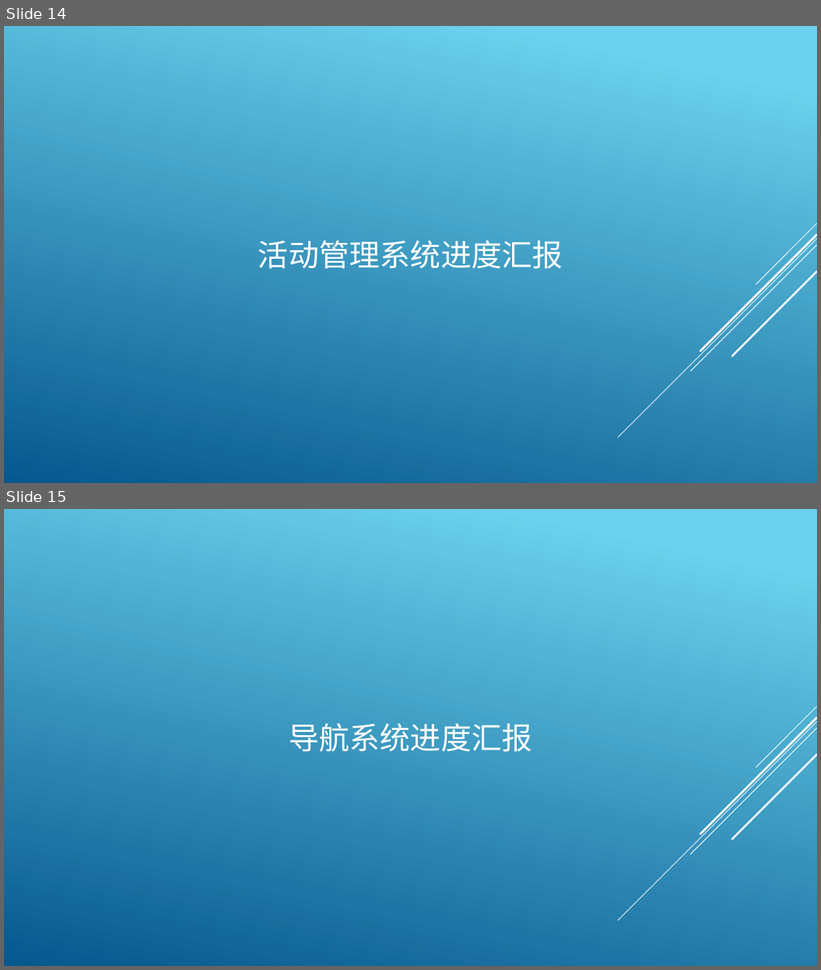
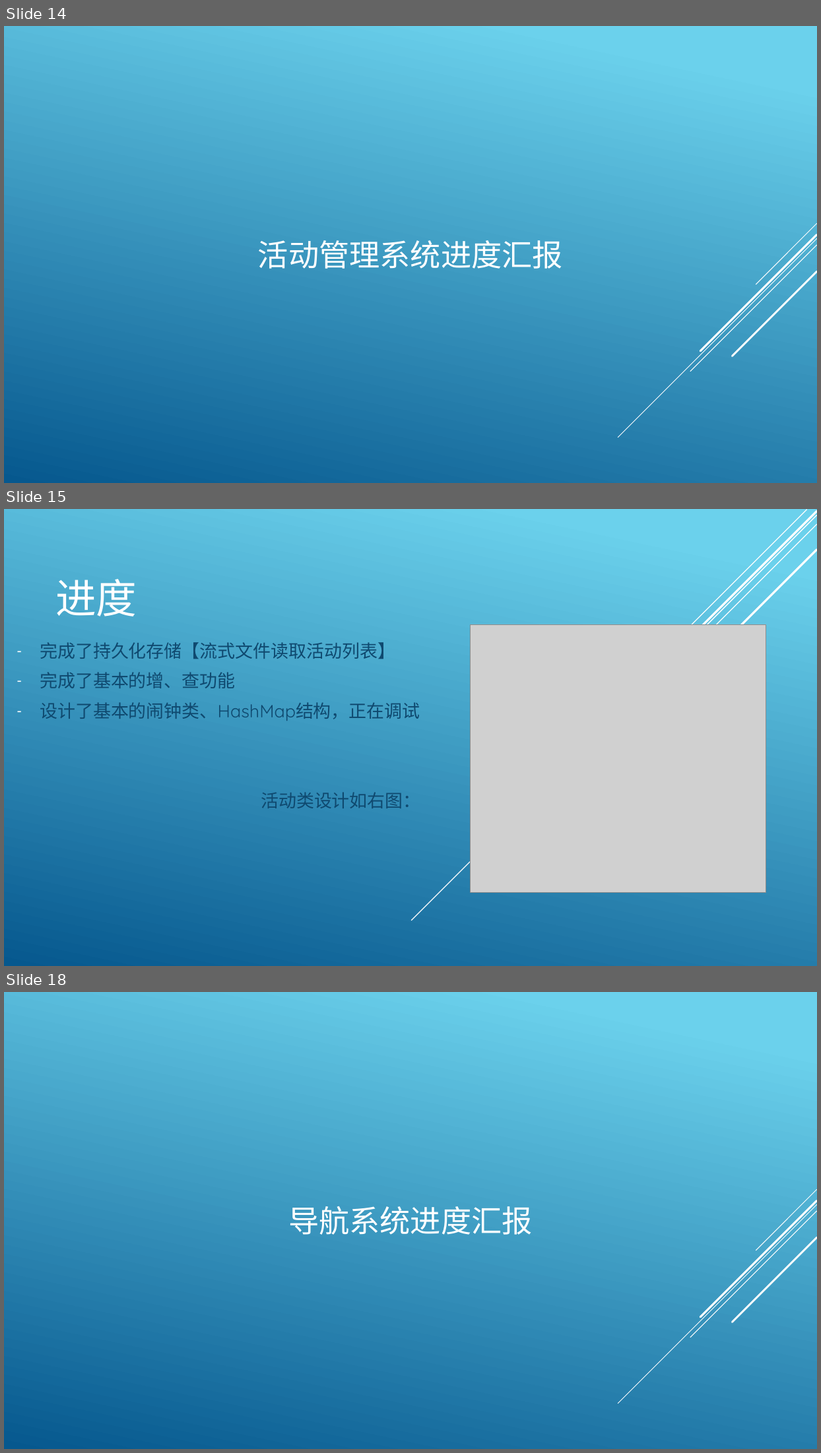
Before and after one commit to archester-250/Course_Auxiliary_System, a slide deck: report/Mid-term check.pptx. Shown one above the other, each under a label of ours: slides 14 and 15 before the commit, slides 14, 15 and 18 after it; the slides between them are not shown. The pictures are 821x970 and 821x1453 pixels, drawn with LibreOffice and Linux fonts; fonts in the diff are those of the drawing; grey boxes stand for pictures. Boxes give left, top, right and bottom in pixels: in the first picture for what was removed or moved away, otherwise in the second. Text is boxed around its words. In the diff, an @@ line names an element or a change of style, - is before the commit and + after.

```diff
--- a/report/Mid-term check.pptx
+++ b/report/Mid-term check.pptx
@@ slide 15 added at [4,509,817,966], background gradient #6ED2EB to #06588E @@
@@ line added from (817, 515) to (411, 921), #FFFFFF 1 pt @@
@@ line added from (817, 524) to (486, 855), #FFFFFF 1 pt @@
@@ line added from (817, 512) to (493, 835), #FFFFFF 2.5 pt @@
@@ line added from (807, 510) to (553, 764), #FFFFFF 1 pt @@
@@ line added from (817, 550) to (527, 840), #FFFFFF 2.5 pt @@
@@ title added at [55,579,137,617], 48 pt, text #FFFFFF @@
+进度
@@ picture added at [471,625,766,892] @@
@@ subtitle added at [40,642,421,809], 21 pt, text #0F496F @@
+– 完成了持久化存储【流式文件读取活动列表】
+– 完成了基本的增、查功能
+– 设计了基本的闹钟类、HashMap结构，正在调试
+活动类设计如右图：
@@ what was slide 15 is now slide 18 @@
```
Also in this commit, not shown: 3 other slides added, 6 other files.
